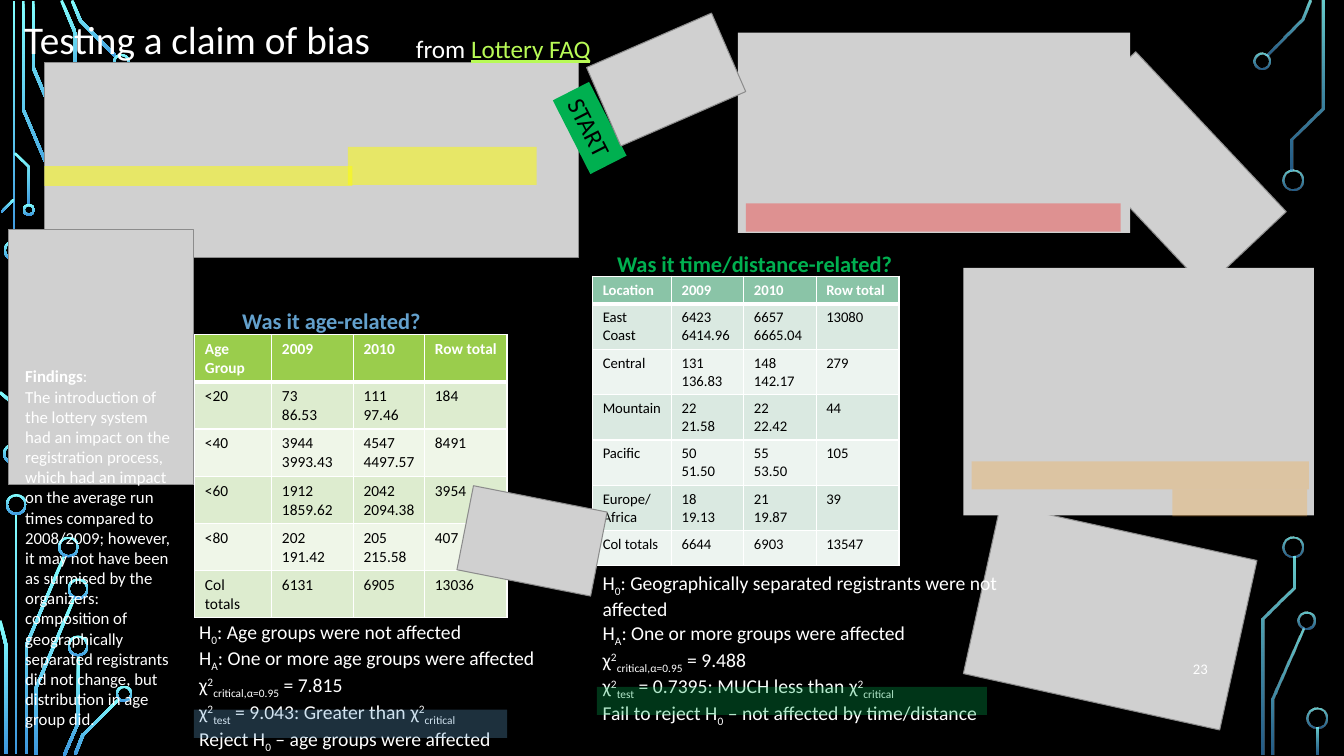
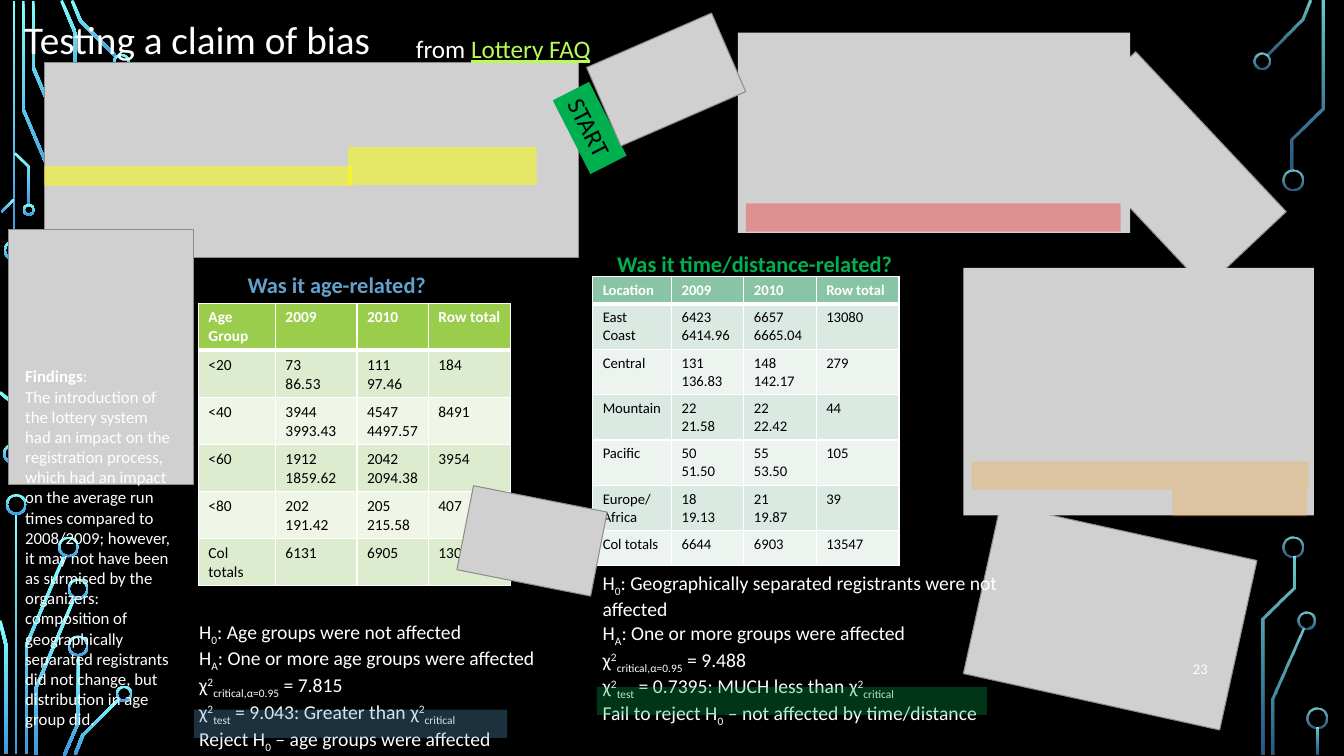
Before and after one commit to elkinst65/QTW_08, a slide deck: slide 23 of infographic.pptx. Drawn at 1344x756 pixels with LibreOffice and Linux fonts; fonts in the diff are those of the drawing; grey boxes stand for pictures; background and template pictures are left out. Boxes give left, top, right and bottom in pixels: in the first picture for what was removed or moved away, otherwise in the second. Text is boxed around its words. In the diff, an @@ line names an element or a change of style, - is before the commit and + after.

```diff
--- a/infographic.pptx
+++ b/infographic.pptx
@@ text "Was it age-related?" moved from (x1=242, y1=313, x2=421, y2=335) to (x1=248, y1=277, x2=426, y2=297) @@
@@ table moved from (x1=195, y1=335, x2=507, y2=654) to (x1=199, y1=303, x2=511, y2=623) @@
```
Also in this commit, not shown: 17 other slides changed, 1 slide added, 1 other file.
